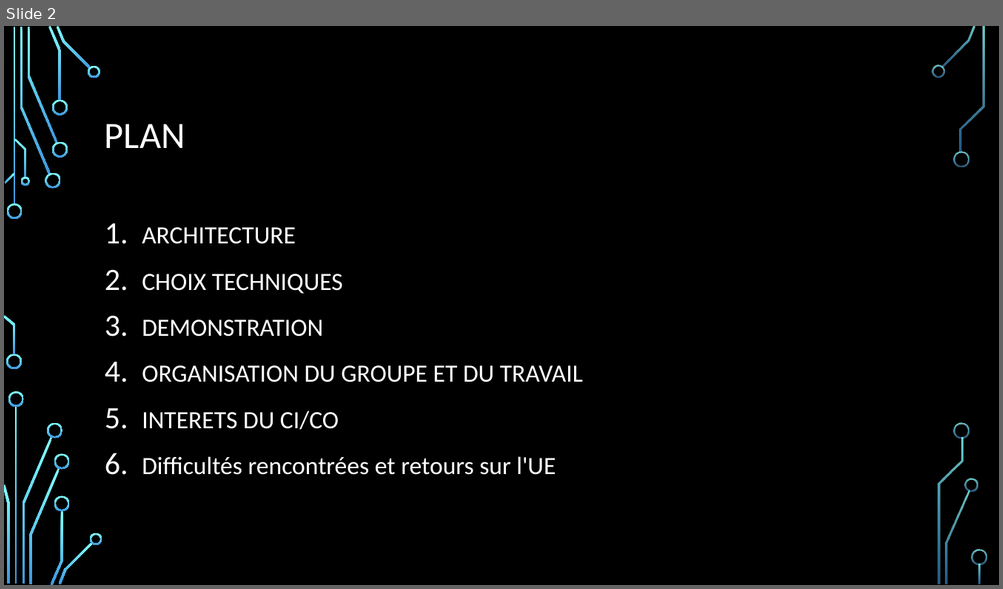
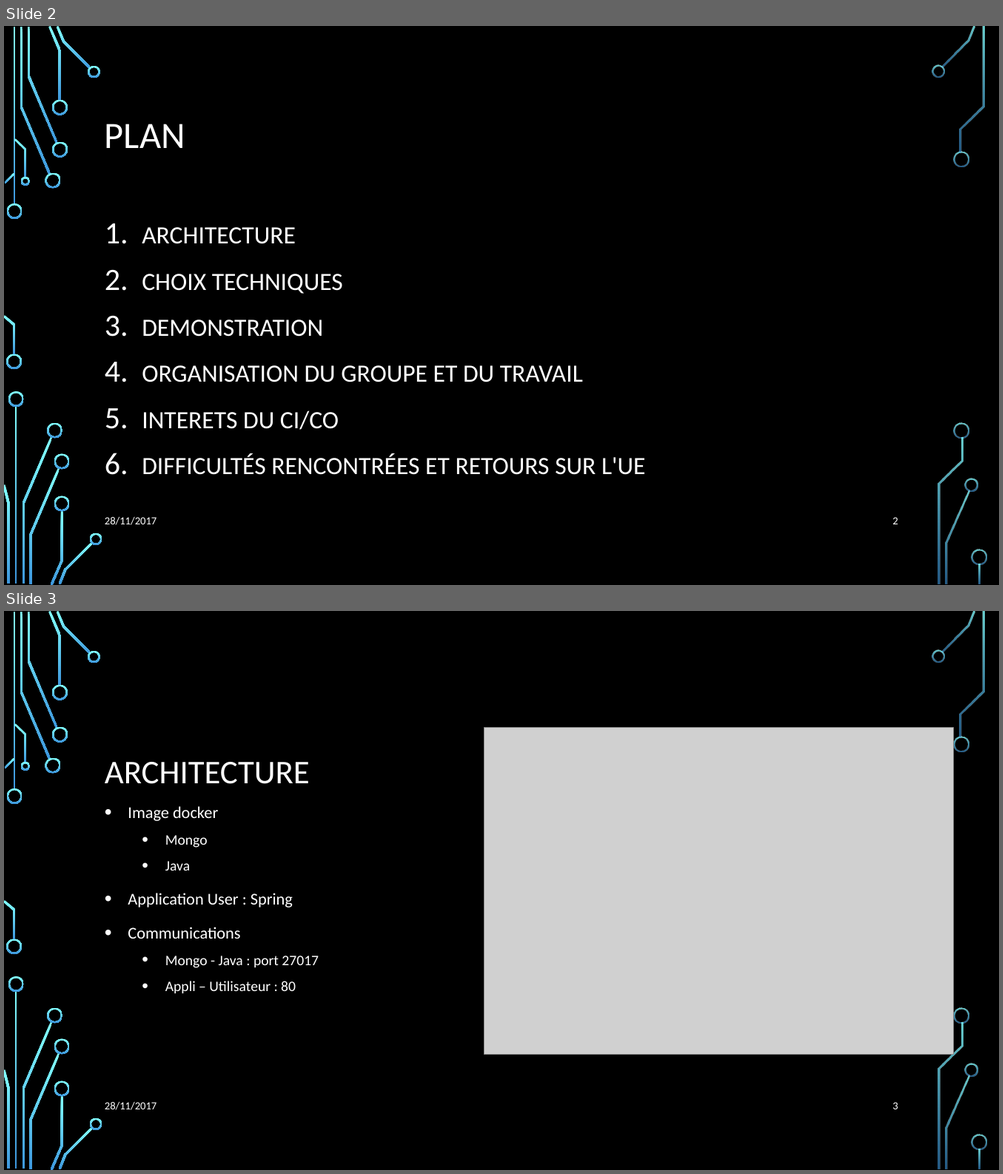
Before and after one commit to Julienbtn/cloud-project-equipe-7, a slide deck: Presentation Cloud.pptx. Shown one above the other, each under a label of ours: slide 2 before the commit, slides 2 and 3 after it. The pictures are 1003x589 and 1003x1174 pixels, drawn with LibreOffice and Linux fonts; fonts in the diff are those of the drawing; grey boxes stand for pictures; background and template pictures are left out. Boxes give left, top, right and bottom in pixels: in the first picture for what was removed or moved away, otherwise in the second. Text is boxed around its words. In the diff, an @@ line names an element or a change of style, - is before the commit and + after.

```diff
--- a/Presentation Cloud.pptx
+++ b/Presentation Cloud.pptx
@@ slide 3 added at bbox=[4, 611, 999, 1170], background picture (left out); not listed: 36 template elements that a slide beside it also shows @@
@@ picture added at bbox=[484, 727, 953, 1055] @@
@@ title added at bbox=[105, 762, 310, 784], 32 pt, text #FFFFFF @@
+ARCHITECTURE
@@ text added at bbox=[128, 806, 318, 994], 14 pt, text #FFFFFF @@
+• Image docker
+  • Mongo
+  • Java
+• Application User : Spring
+• Communications
+  • Mongo - Java : port 27017
+  • Appli – Utilisateur : 80
@@ text added at bbox=[105, 1102, 156, 1111], 10.5 pt, text #FFFFFF @@
+28/11/2017
@@ page number added at bbox=[892, 1102, 897, 1110], 10.5 pt, text #FFFFFF @@
+3
@@ slide 2 changed as well @@
@@ text at bbox=[142, 454, 645, 475]: text changed @@
-6. Difficultés rencontrées et retours sur l'UE
+6. DIFFICULTÉS RENCONTRÉES ET RETOURS SUR L'UE
@@ text added at bbox=[105, 517, 156, 526], 10.5 pt, text #FFFFFF @@
+28/11/2017
@@ page number added at bbox=[892, 517, 897, 525], 10.5 pt, text #FFFFFF @@
+2
```
Also in this commit, not shown: 3 other slides changed, 8 other slides added, 4 slides removed, 2 other files.
